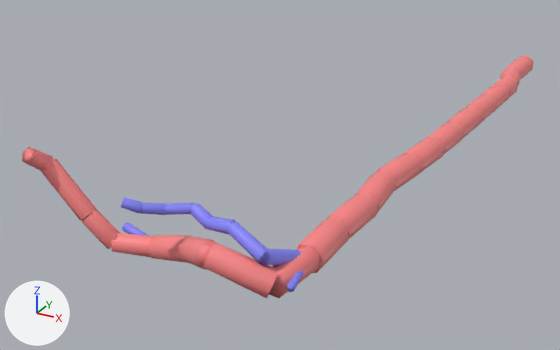
Before and after pictures for a commit that changed the glTF model public/data/plots/sample/media/qsm/581.glb.
Camera for both pictures: a 50 mm lens placed at (-2.8, -10.51, -3.74), pointed at (-6.24, -4.26, -6.87). Lighting does not change. The marker at lower left points along +X, +Y and +Z. The first picture is the older version. Vertices at exactly the same position are counted once.
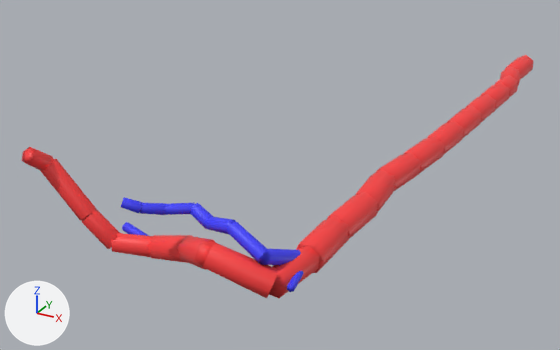
Changed parts and their boxes (x1, y1, x2, y2) in the pictures (560 x 350 px):
part 1 of me_mesh_0, recoloured
    both: (22, 55, 534, 298)
part 2 of me_mesh_0, recoloured (darker)
    both: (121, 197, 304, 292)

Edits to the bpy script that builds the scene:
```text
Change me_mesh_0:
    where me_mesh_0.from_pydata(...)  # 391 vertices, 720 faces; spans x -6.98..-4.57, y -6.93..-0.49, z -6.75..-5.82
    used by ob_mesh_0; location = (0.0, 0.0, 0.0)
    me_mesh_0 part 1: 480 faces centred in x -6.97..-4.58, y -6.9..-0.5, z -6.67..-5.84 are repainted in the vertex colours; the middle colour goes from pink #ff8888 to red #ff3f3f
    me_mesh_0 part 2: 240 faces centred in x -6.46..-4.78, y -6.88..-6.21, z -6.73..-6.01 are repainted in the vertex colours; the middle colour goes from blue #8888ff to blue #3f3fff
```
